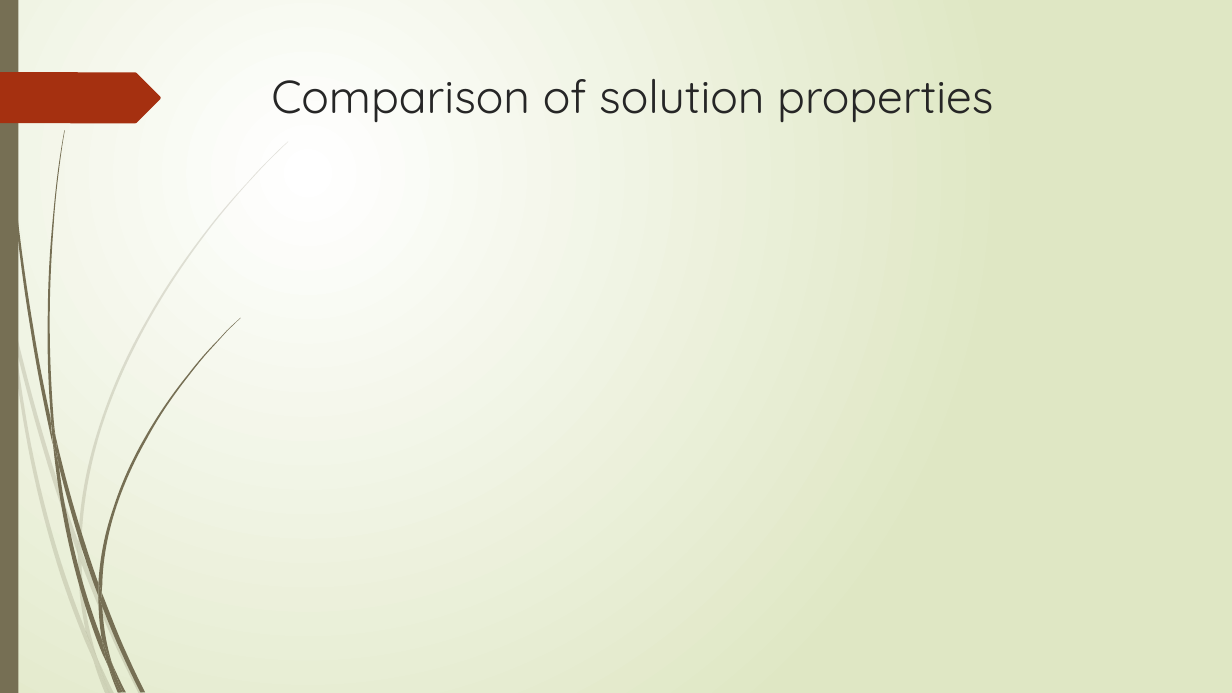
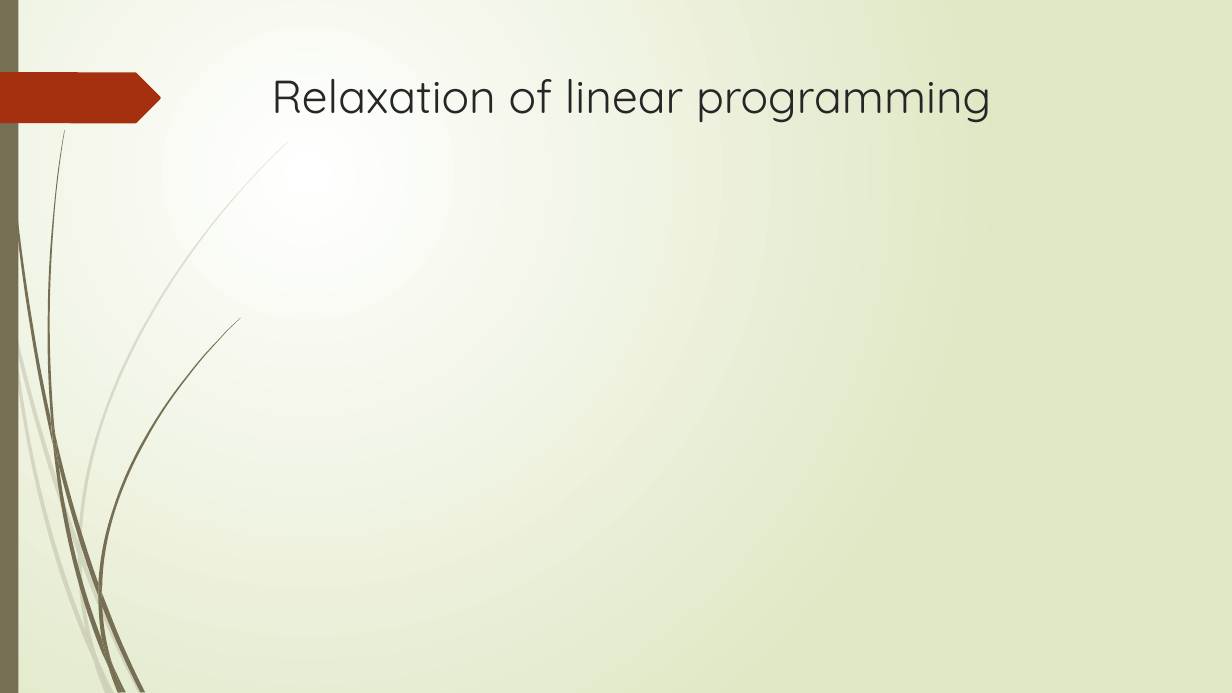
Before and after one commit to r-kurosu/kline_new, a slide deck: slide 46 of 竹田_修論発表.pptx (slide 49 before the commit). Drawn at 1232x693 pixels with LibreOffice and Linux fonts; fonts in the diff are those of the drawing; grey boxes stand for pictures. Boxes give left, top, right and bottom in pixels: in the first picture for what was removed or moved away, otherwise in the second. Text is boxed around its words. In the diff, an @@ line names an element or a change of style, - is before the commit and + after.

```diff
--- a/竹田_修論発表.pptx
+++ b/竹田_修論発表.pptx
@@ title at (271,79,991,123): text changed @@
-Comparison of solution properties
+Relaxation of linear programming
```
Also in this commit, not shown: 2 other slides changed, 1 slide added.
